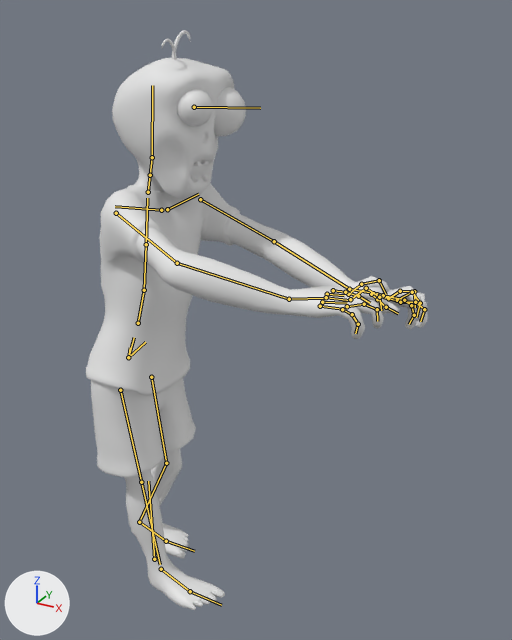
Before and after pictures for a commit that changed the FBX model Red Productions/Assets/Bob/Models/SK_Zombie.fbx.
Camera for both pictures: a camera (50 mm lens) standing at (2.64, -3.24, 3.73) and looking at (0.77, 0.15, 2.03). The axes (+X, +Y, +Z) are drawn at lower left. The lights are the same throughout. The older version comes first. Both versions are drawn at frame 2 of the action 'metarig.002|Attack'; the numbers are the values there. The bones that change, and the others that lie on the model, are drawn over the model as lines.

Objects in the first picture: 'Down Teeth_Low.002', 'Hair_Low.002', 'L Eye_Low.002', 'R Eye_Low.002', 'Upper Teeth_Low.002', 'Zombie_Low.002'.
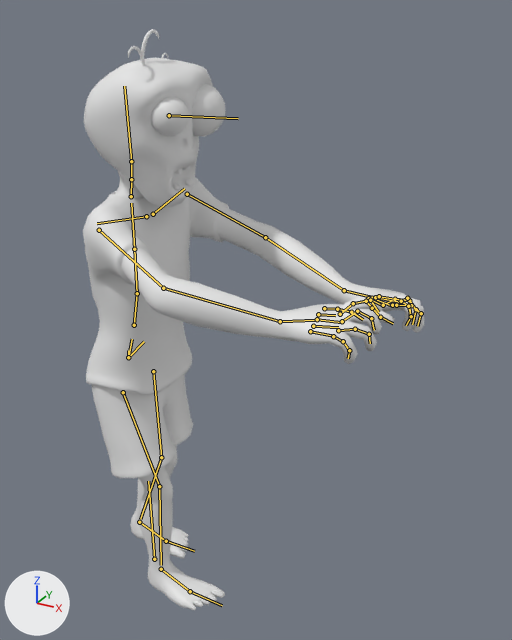
What differs and where, as boxes [x1, y1, x2, y2] in the pictures (512 x 640 px):
'Zombie_Low.002', posed
    before: [86, 58, 428, 610]
    after: [83, 58, 424, 610]
'L Eye_Low.002', posed (6% wider, 8% taller)
    before: [214, 87, 246, 136]
    after: [192, 84, 226, 137]
'R Eye_Low.002', posed
    before: [177, 89, 213, 127]
    after: [151, 96, 189, 136]
'Hair_Low.002', posed
    before: [162, 30, 190, 60]
    after: [128, 29, 168, 66]
'Down Teeth_Low.002', posed
    before: [191, 175, 210, 182]
    after: [173, 179, 193, 191]
'Upper Teeth_Low.002', posed
    before: [194, 160, 209, 167]
    after: [174, 166, 190, 174]
bone 'Root', root to tip
    before: (128, 357) to (134, 337)
    after: (128, 357) to (132, 339)
bone 'thigh.L', root to tip
    before: (151, 377) to (166, 463)
    after: (153, 371) to (161, 457)
bone 'shin.L', root to tip
    before: (166, 463) to (140, 519)
    after: (161, 457) to (140, 519)
bone 'thigh.R', root to tip
    before: (120, 390) to (141, 482)
    after: (123, 392) to (159, 486)
bone 'shin.R', root to tip
    before: (141, 482) to (160, 564)
    after: (159, 486) to (161, 565)

The change in detail:
Bone 'Root' (bone_root) turns from (0, -2, -10) to (1, 0, 0) degrees about its own x, y and z.
Bone 'thigh.L' (bone_thigh_l) turns from (-3, 0, -11) to (0, 0, 0) degrees about its own x, y and z.
Bone 'shin.L' (bone_shin_l) turns from (27, 0, 0) to (19, 0, 0) degrees about its own x, y and z.
Bone 'thigh.R' (bone_thigh_r) turns from (-6, 0, -11) to (-19, 0, 0) degrees about its own x, y and z.
Bone 'shin.R' (bone_shin_r) turns from (-3, 0, 0) to (20, 0, 0) degrees about its own x, y and z.
